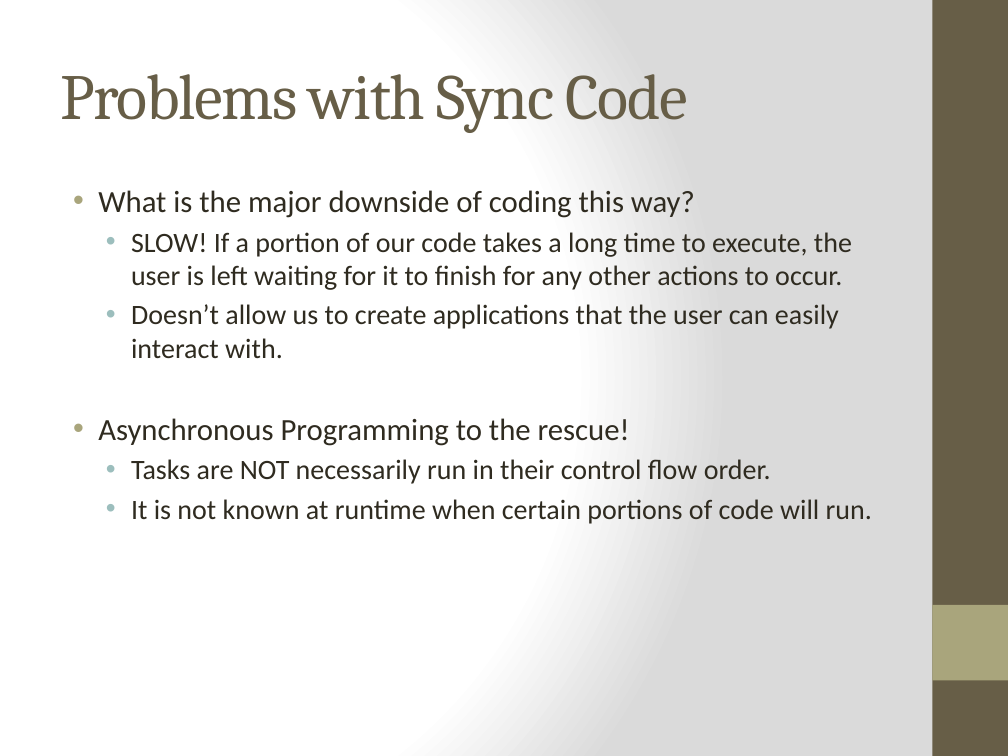
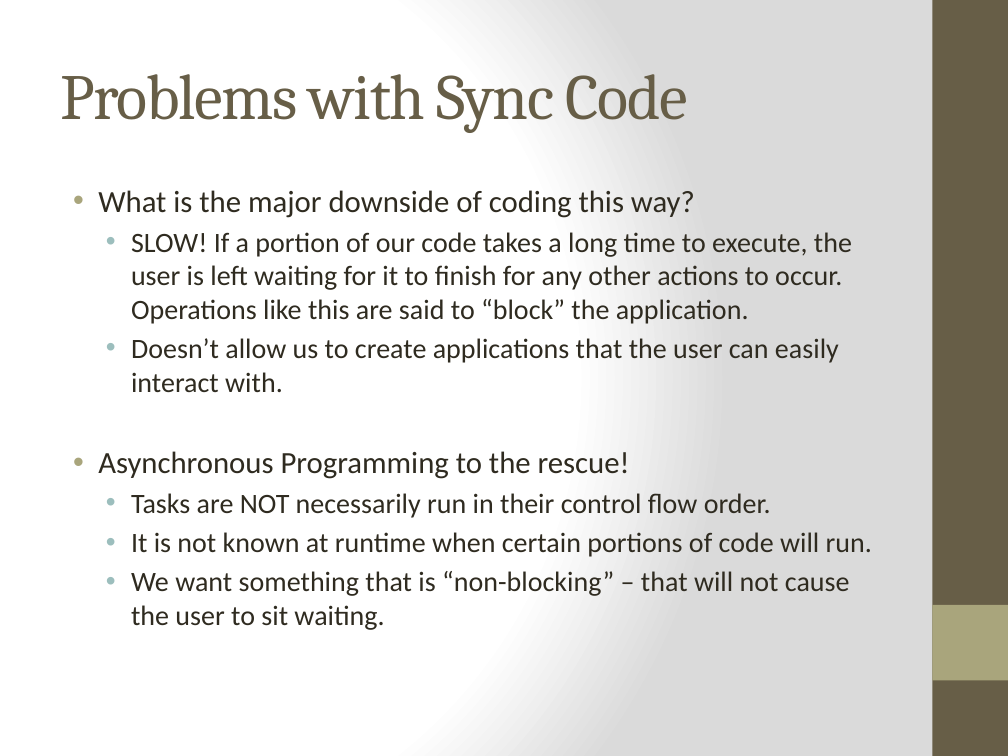
Before and after one commit to cheryly279/AsyncDiscussion, a slide deck: slide 4 of Async_Discussion_9_29_15.pptx. Drawn at 1008x756 pixels with LibreOffice and Linux fonts; fonts in the diff are those of the drawing. Boxes give left, top, right and bottom in pixels: in the first picture for what was removed or moved away, otherwise in the second. Text is boxed around its words. In the diff, an @@ line names an element or a change of style, - is before the commit and + after.

```diff
--- a/Async_Discussion_9_29_15.pptx
+++ b/Async_Discussion_9_29_15.pptx
@@ text at (131, 232, 852, 324): text changed @@
-  • SLOW! If a portion of our code takes a long time to execute, the user is left waiting for it to finish for any other actions to occur.
+  • SLOW! If a portion of our code takes a long time to execute, the user is left waiting for it to finish for any other actions to occur. Operations like this are said to “block” the application.
@@ text at (131, 571, 850, 630): paragraph added @@
+  • We want something that is “non-blocking” – that will not cause the user to sit waiting.
```
Also in this commit, not shown: 1 other slide changed, 17 slides added, 1 other file.
